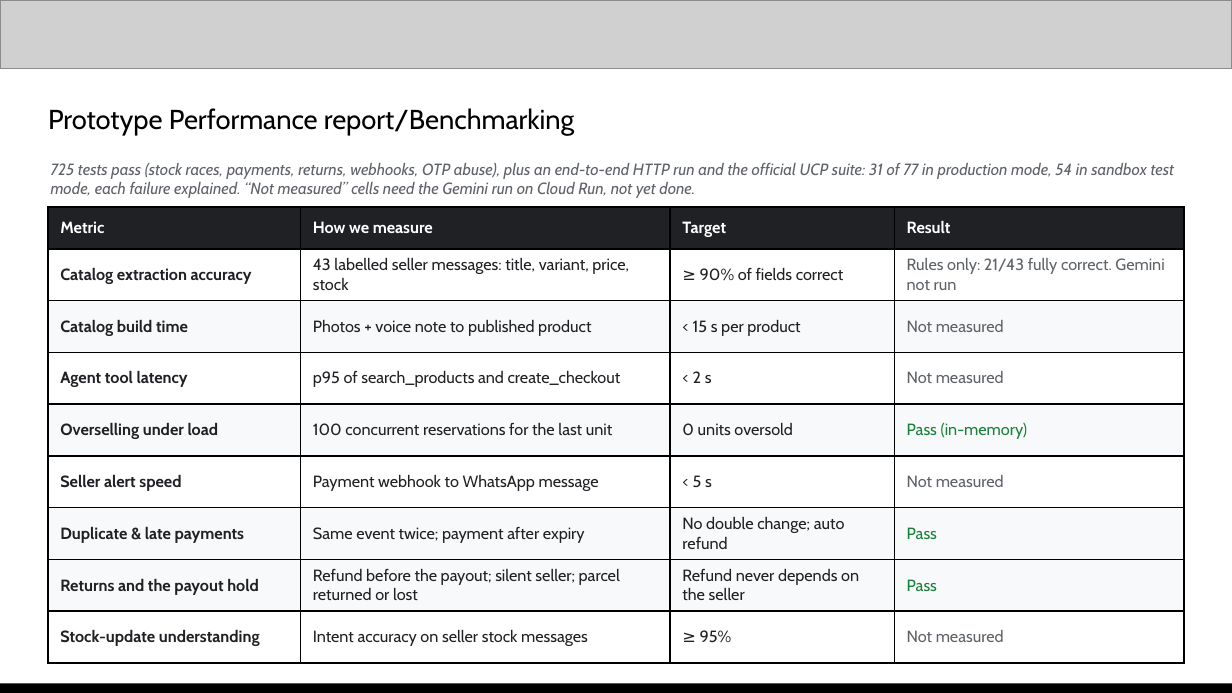
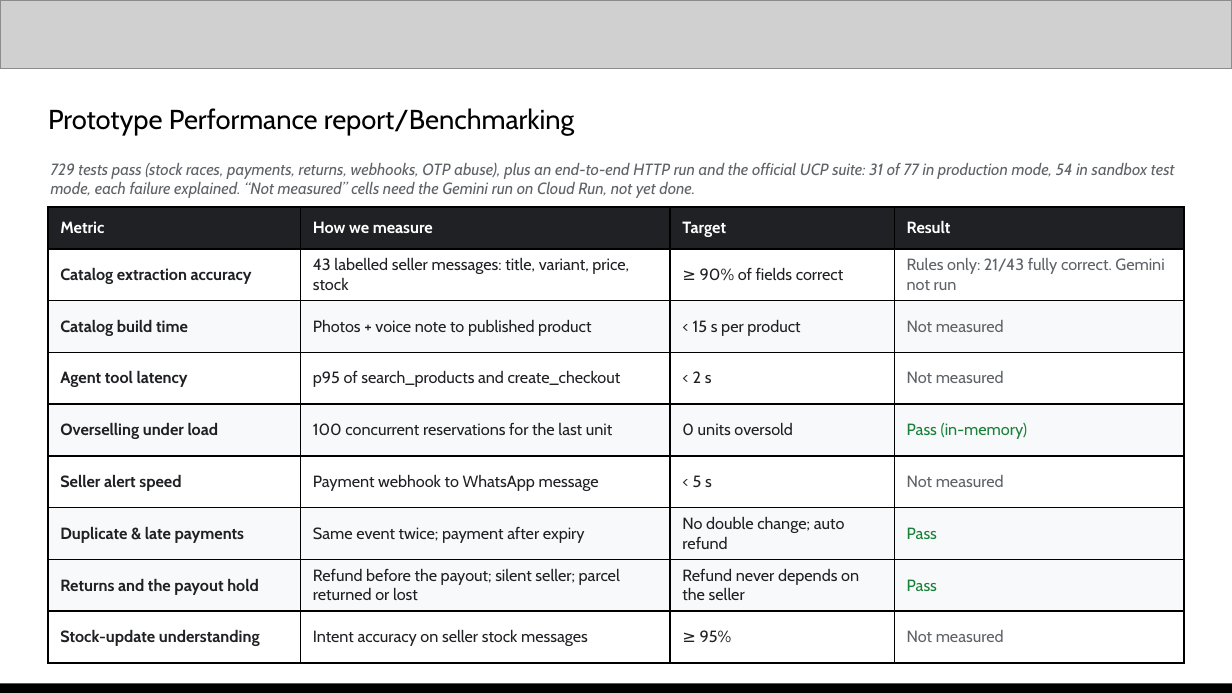
Before and after one commit to galihsatriawan/etalase, a slide deck: slide 11 of submission/Etalase_AI_Builder_Cup_Submission.pptx. Drawn at 1232x693 pixels with LibreOffice and Linux fonts; fonts in the diff are those of the drawing; grey boxes stand for pictures. Boxes give left, top, right and bottom in pixels: in the first picture for what was removed or moved away, otherwise in the second. Text is boxed around its words. In the diff, an @@ line names an element or a change of style, - is before the commit and + after.

```diff
--- a/submission/Etalase_AI_Builder_Cup_Submission.pptx
+++ b/submission/Etalase_AI_Builder_Cup_Submission.pptx
@@ text at [51,163,1175,198]: text changed @@
-725 tests pass (stock races, payments, returns, webhooks, OTP abuse), plus an end-to-end HTTP run and the official UCP suite: 31 of 77 in production mode, 54 in sandbox test mode, each failure explained. “Not measured” cells need the Gemini run on Cloud Run, not yet done.
+729 tests pass (stock races, payments, returns, webhooks, OTP abuse), plus an end-to-end HTTP run and the official UCP suite: 31 of 77 in production mode, 54 in sandbox test mode, each failure explained. “Not measured” cells need the Gemini run on Cloud Run, not yet done.
```
Also in this commit, not shown: 1 other slide changed, 15 other files.
